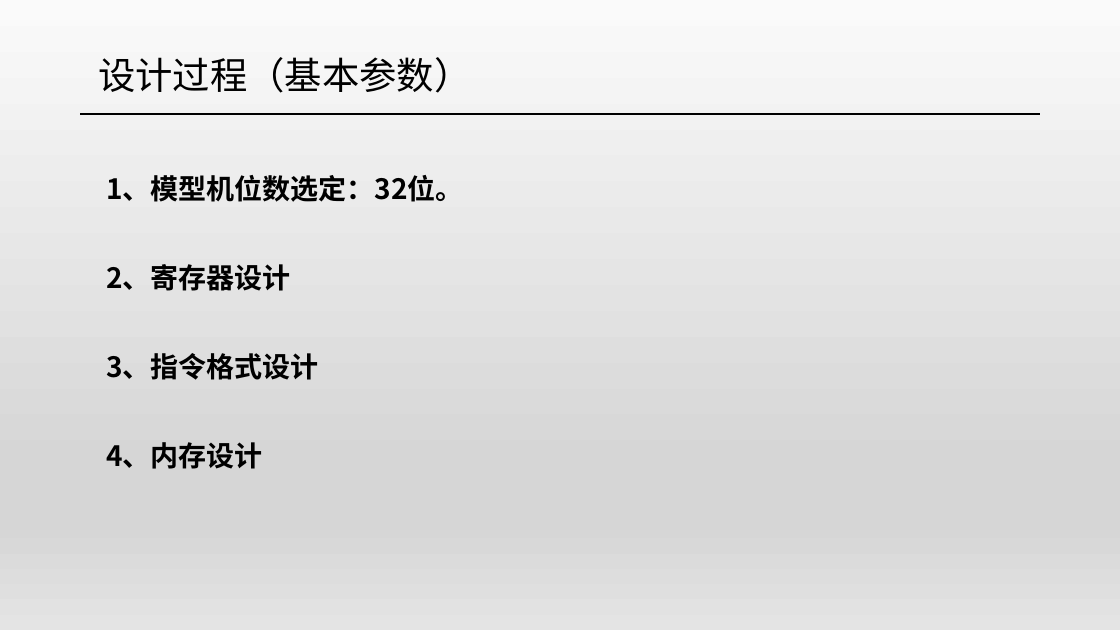
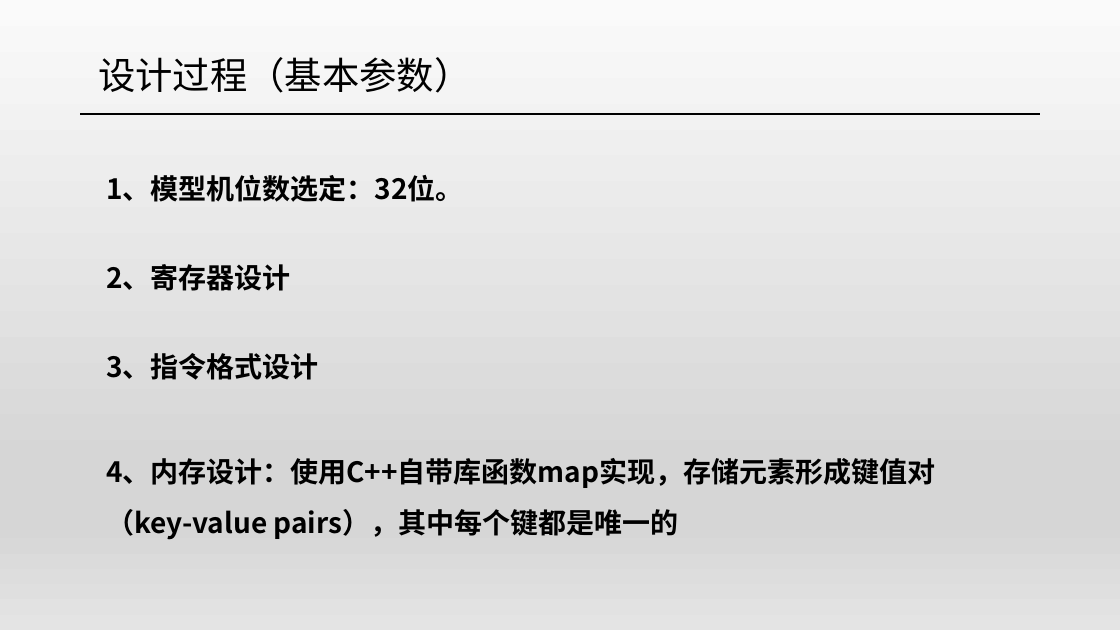
Before and after one commit to xht252/Cyber_RISC, a slide deck: slide 6 of ppt/硬件答辩.pptx. Drawn at 1120x630 pixels with LibreOffice and Linux fonts; fonts in the diff are those of the drawing. Boxes give left, top, right and bottom in pixels: in the first picture for what was removed or moved away, otherwise in the second. Text is boxed around its words. In the diff, an @@ line names an element or a change of style, - is before the commit and + after.

Commit message:
ppt

```diff
--- a/ppt/硬件答辩.pptx
+++ b/ppt/硬件答辩.pptx
@@ text at (106, 458, 935, 540): text changed @@
-4、内存设计
+4、内存设计：使用C++自带库函数map实现，存储元素形成键值对（key-value pairs），其中每个键都是唯一的
```
Also in this commit, not shown: 1 other slide changed, 7 slides added, 1 slide removed.
